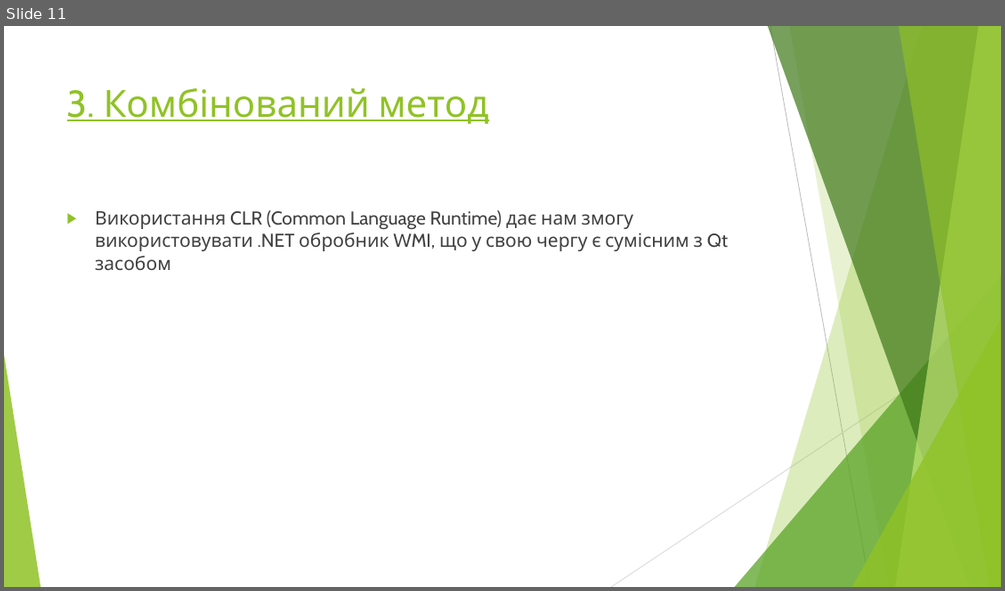
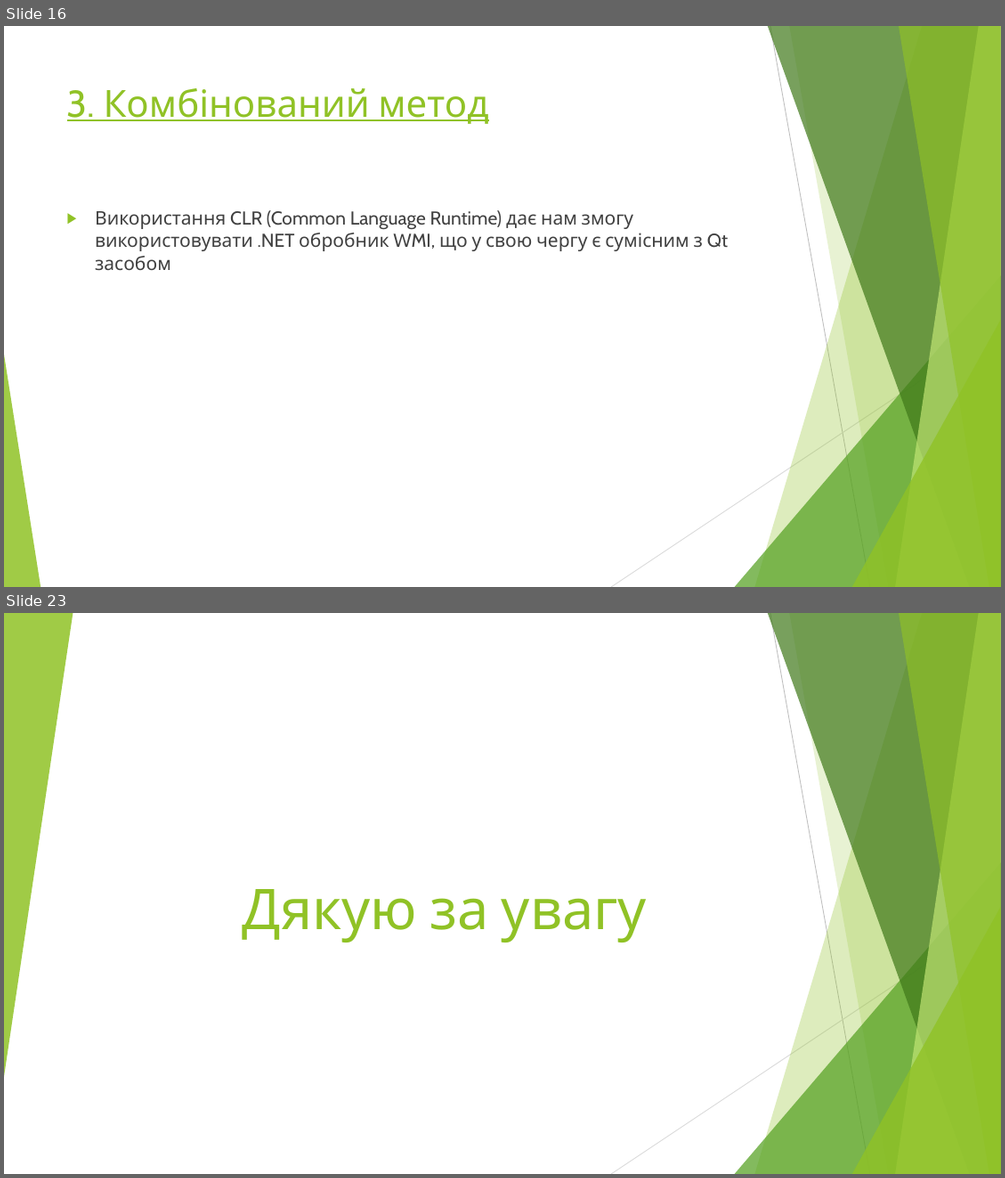
Before and after one commit to BohdanRozov/Boida27, a slide deck: Курсова робота на тему.pptx. Shown one above the other, each under a label of ours: slide 11 before the commit, slides 16 and 23 after it; the slides between them are not shown. The pictures are 1005x591 and 1005x1178 pixels, drawn with LibreOffice and Linux fonts; fonts in the diff are those of the drawing. Boxes give left, top, right and bottom in pixels: in the first picture for what was removed or moved away, otherwise in the second. Text is boxed around its words. In the diff, an @@ line names an element or a change of style, - is before the commit and + after.

```diff
--- a/Курсова робота на тему.pptx
+++ b/Курсова робота на тему.pptx
@@ slide 23 added at [4,613,1001,1174], background #FFFFFF; not listed: 9 template elements that a slide beside it also shows @@
@@ triangle added at [4,613,73,1077], fill #90C226 at 85% opacity @@
@@ title added at [243,889,647,942], 54 pt, text #90C226 @@
+Дякую за увагу
@@ what was slide 11 is now slide 16 @@
```
Also in this commit, not shown: 1 slide changed, 11 other slides added, 4 other files.
